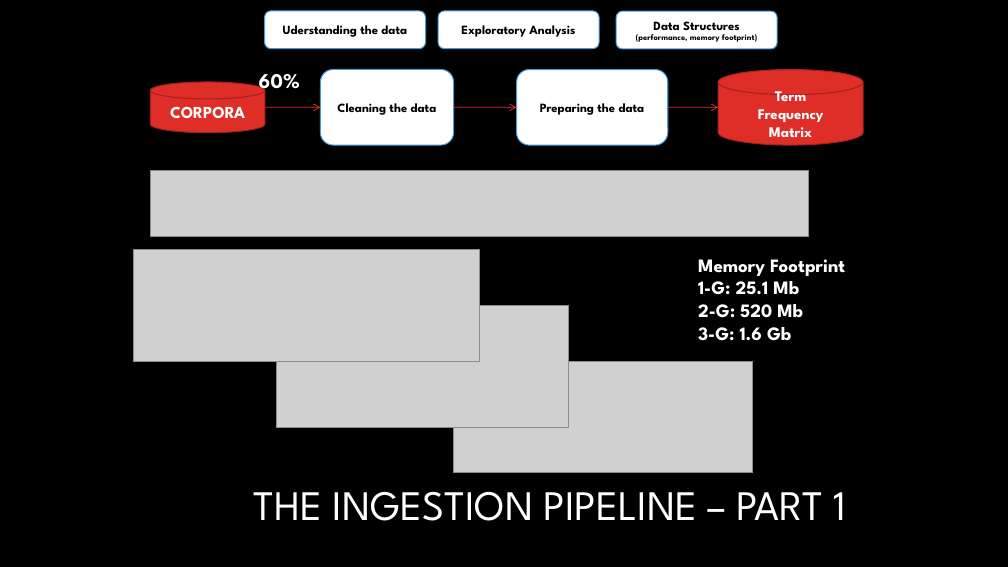
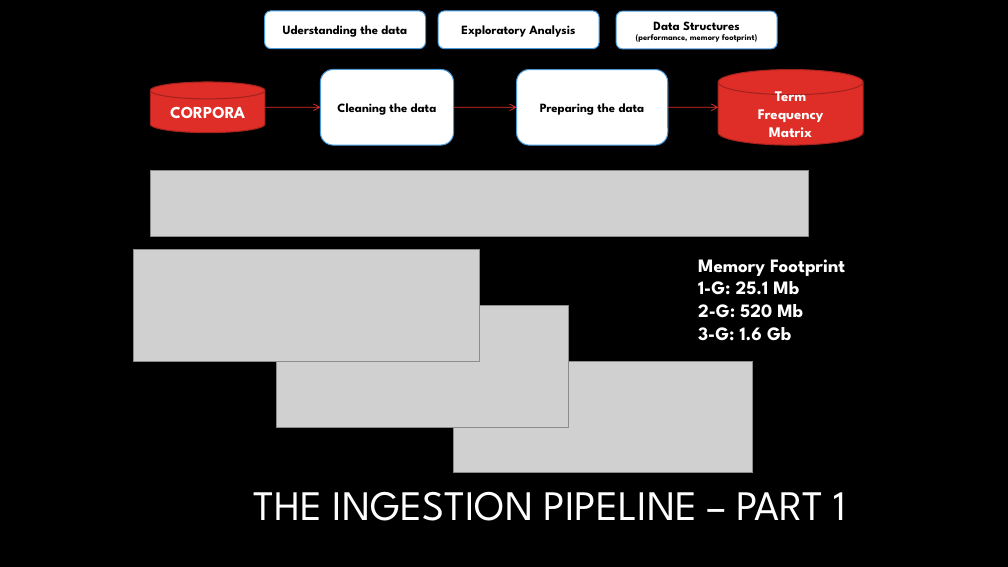
Before and after one commit to pparacch/CapstoneProjectDataScienceSpecialization, a slide deck: slide 19 of notes/meetUp_case_textPrediction.pptx (slide 18 before the commit). Drawn at 1008x567 pixels with LibreOffice and Linux fonts; fonts in the diff are those of the drawing; grey boxes stand for pictures; background and template pictures are left out. Boxes give left, top, right and bottom in pixels: in the first picture for what was removed or moved away, otherwise in the second. Text is boxed around its words. In the diff, an @@ line names an element or a change of style, - is before the commit and + after.

```diff
--- a/notes/meetUp_case_textPrediction.pptx
+++ b/notes/meetUp_case_textPrediction.pptx
@@ text removed at <box>259,74,300,94</box> @@
-60%
```
Also in this commit, not shown: 2 other slides changed, 1 slide added.
